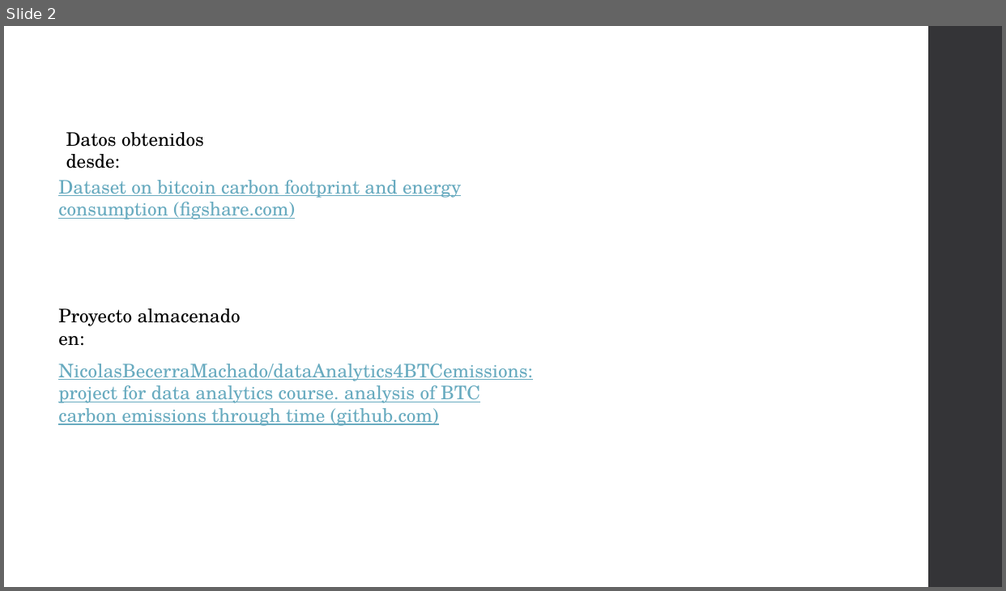
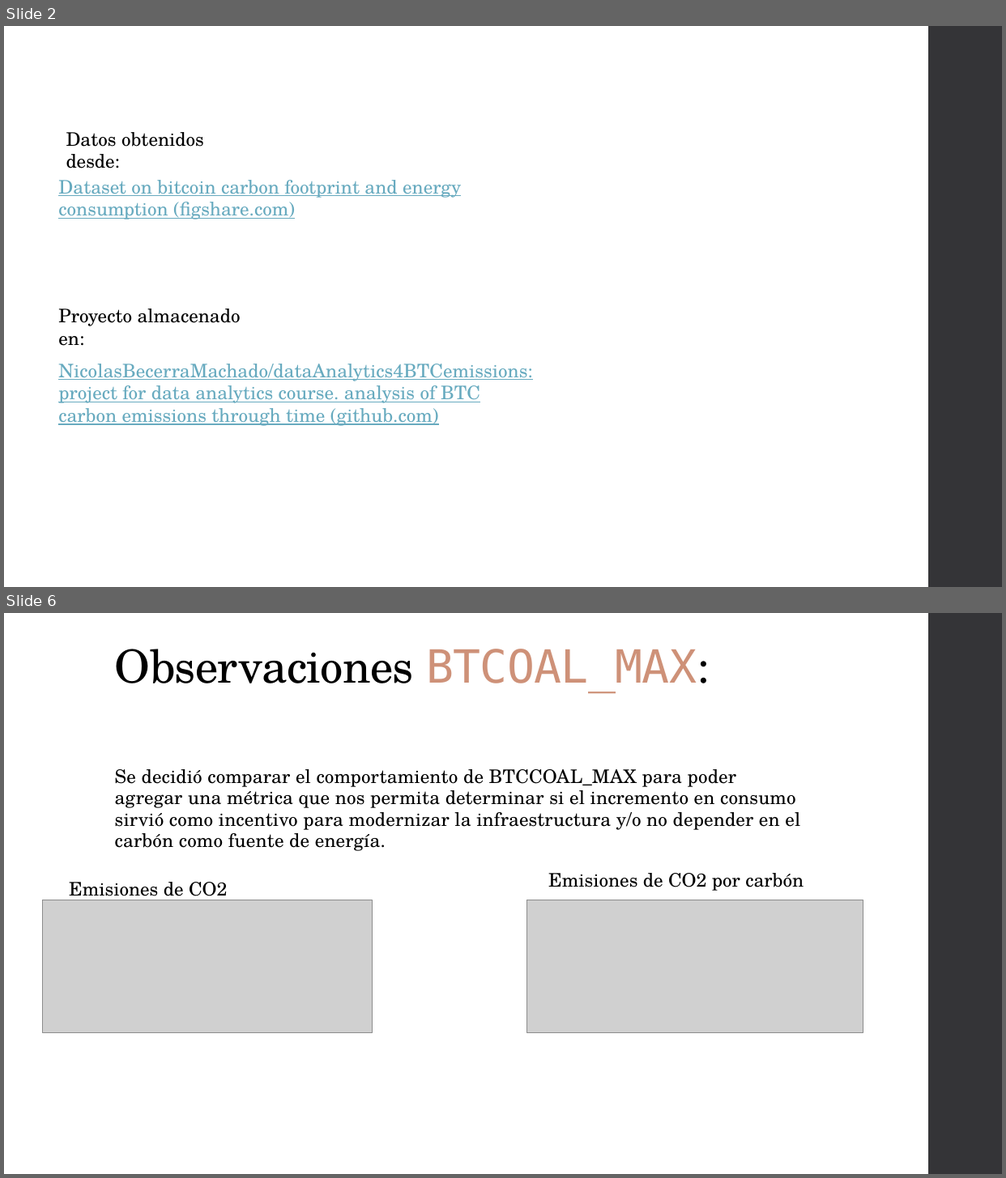
Before and after one commit to NicolasBecerraMachado/dataAnalytics4BTCemissions, a slide deck: BTC C02 emissions.pptx. Shown one above the other, each under a label of ours: slide 2 before the commit, slides 2 and 6 after it; the slides between them are not shown. The pictures are 1006x591 and 1006x1178 pixels, drawn with LibreOffice and Linux fonts; fonts in the diff are those of the drawing; grey boxes stand for pictures. Boxes give left, top, right and bottom in pixels: in the first picture for what was removed or moved away, otherwise in the second. Text is boxed around its words. In the diff, an @@ line names an element or a change of style, - is before the commit and + after.

```diff
--- a/BTC C02 emissions.pptx
+++ b/BTC C02 emissions.pptx
@@ slide 6 added at [4,613,1002,1174], background #FFFFFF; not listed: 1 template element that a slide beside it also shows @@
@@ title added at [115,649,710,692], 44 pt, text #000000 @@
+Observaciones BTCOAL_MAX:
@@ text added at [115,769,800,851], 18 pt, text #000000 @@
+Se decidió comparar el comportamiento de BTCCOAL_MAX para poder agregar una métrica que nos permita determinar si el incremento en consumo sirvió como incentivo para modernizar la infraestructura y/o no depender en el carbón como fuente de energía.
@@ text added at [548,873,803,891], 18 pt, text #000000 @@
+Emisiones de CO2 por carbón
@@ picture added at [42,901,372,1033] @@
@@ text added at [69,882,227,902], 18 pt, text #000000 @@
+Emisiones de CO2
@@ picture added at [527,901,864,1033] @@
```
Also in this commit, not shown: 1 slide changed, 2 other slides added, 1 slide removed, 8 other files.
